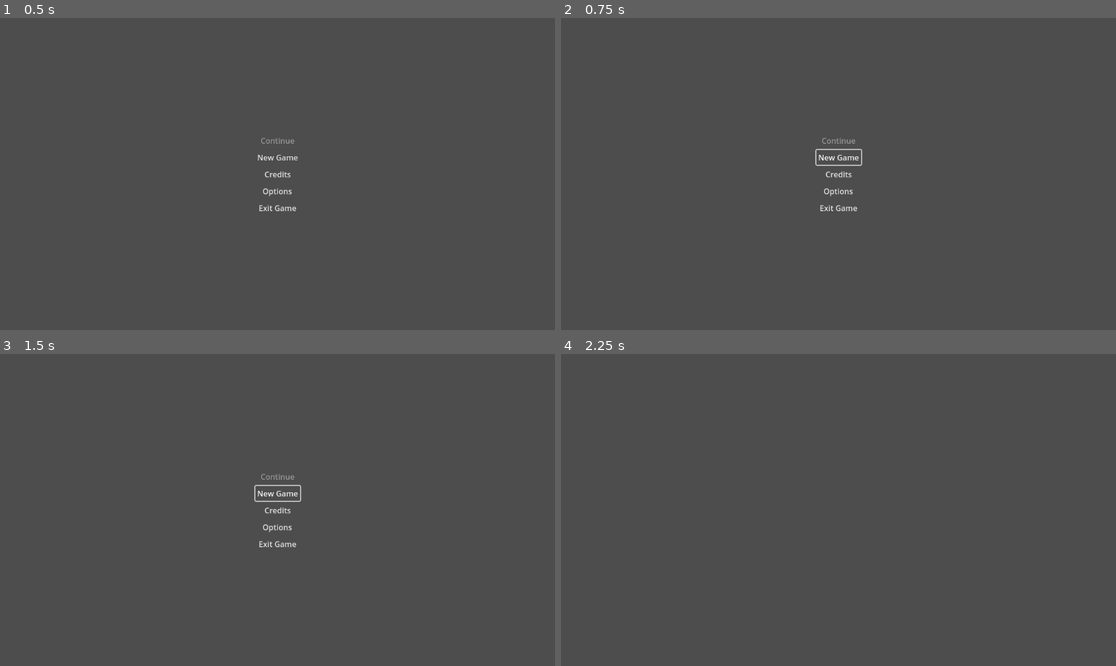
Above: before the commit, frames 1-4 (two rows, left to right).
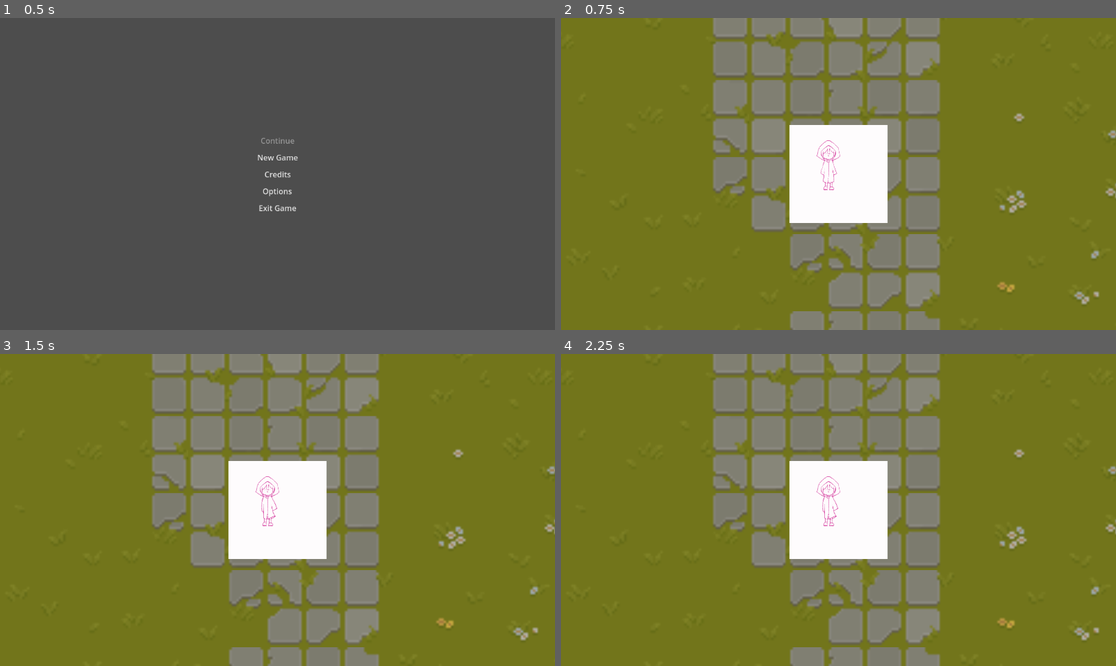
Above: after the commit, the same moments.

Repository: JMSVY-Super-Cool-Group-14/Dye-Chromatic
Game: Godot game, scene res://scenes/main.tscn
Two runs of this game, one before a commit and one after it. Both use one fixed random seed, a clock stepped at 60 frames per second and the inputs below.
Inputs (mouse positions are in pixels of both pictures, inside the frame that each line leads up to):
- Up to frame 1 (0.5 s): no input
- Up to frame 2 (0.75 s): click "New Game" at 0.5 s
- Up to frame 3 (1.5 s): click (277, 494) at 1.25 s, where only the run before the commit has a clickable "New Game"
- Up to frame 4 (2.25 s): click (838, 510) at 2 s, where only the run before the commit has a clickable "Credits"

Frame 1 is identical in both runs. In frame 2, 100% of the frame differs, in the area x 0-100%, y 0-100%; in frame 3, 100%; in frame 4, 100%.

Commit message:
Add main scene

Diff:
--- a/src/project.godot
+++ b/src/project.godot
@@ -19,6 +19,10 @@
 [dotnet]
 
 project/assembly_name="Dye-Chromatic"
+
+[editor_plugins]
+
+enabled=PackedStringArray("res://addons/codeandweb.texturepacker/plugin.cfg")
 
 [input]
 
--- a/src/scenes/main.tscn
+++ b/src/scenes/main.tscn
@@ -13,7 +13,6 @@
 
 [node name="Bop" type="AudioStreamPlayer" parent="."]
 stream = ExtResource("2_ofx1n")
-bus = &"Effects"
 
 [node name="Center" type="CenterContainer" parent="."]
 anchors_preset = 8
@@ -77,6 +76,7 @@
 
 [connection signal="mouse_entered" from="Center/Buttons/Continue" to="." method="_on_mouse_entered"]
 [connection signal="mouse_entered" from="Center/Buttons/NewGame" to="." method="_on_mouse_entered"]
+[connection signal="pressed" from="Center/Buttons/NewGame" to="." method="_on_new_game_pressed"]
 [connection signal="mouse_entered" from="Center/Buttons/Credits" to="." method="_on_mouse_entered"]
 [connection signal="pressed" from="Center/Buttons/Credits" to="." method="_on_credits_pressed"]
 [connection signal="mouse_entered" from="Center/Buttons/Options" to="." method="_on_mouse_entered"]
--- a/src/scripts/main.gd
+++ b/src/scripts/main.gd
@@ -17,6 +17,10 @@
 func _on_mouse_entered():
 	bop.play(0.0)
 
+func _on_new_game_pressed():
+	await get_tree().create_timer(0.1).timeout
+	get_tree().change_scene_to_file("res://scenes/game.tscn")
+
 func _on_exit_game_pressed():
 	get_tree().quit()
 
Not shown: 1 places in src/scenes/game.tscn that only renumber resources
